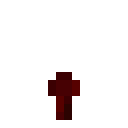
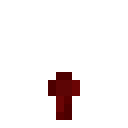
Revision of a layered 128 × 128 image; what changed, layer by layer:
painted on "Background" over 48, 72, 80, 120
